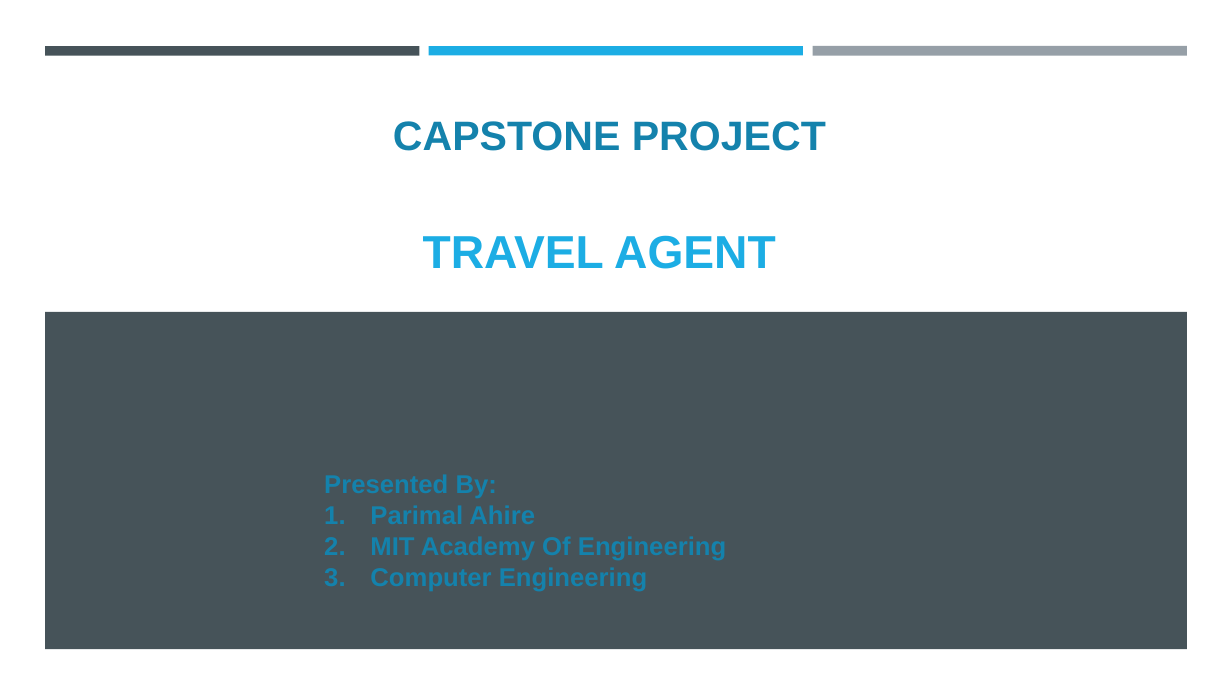
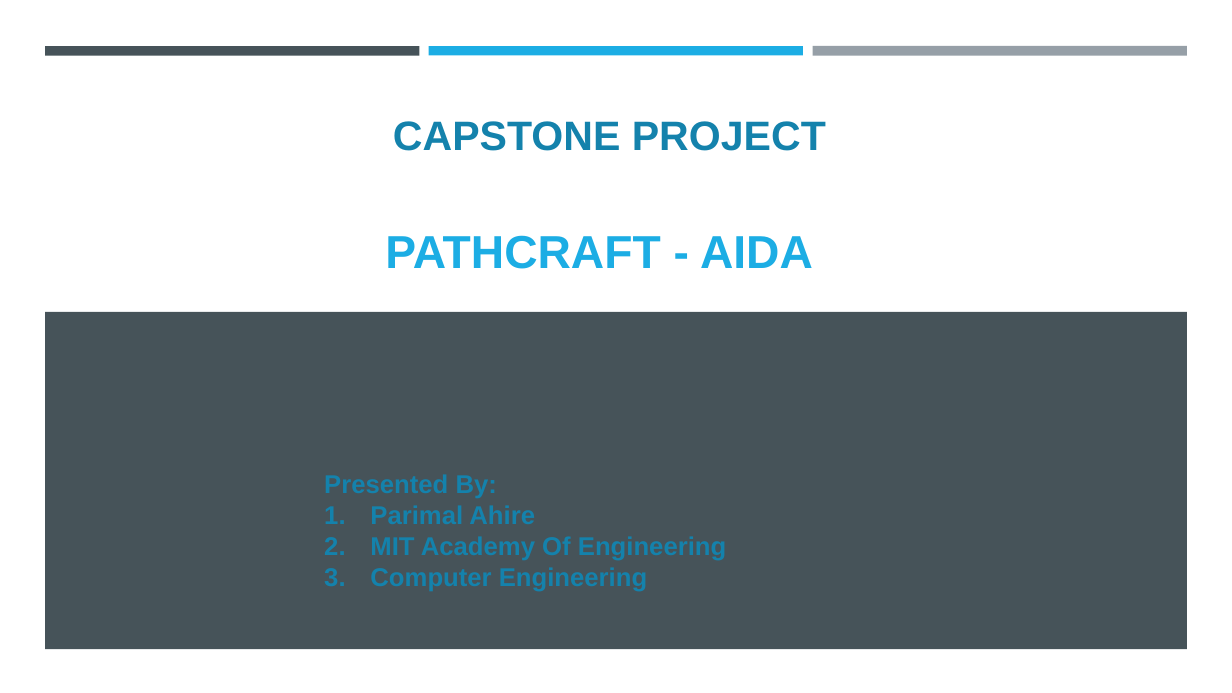
Before and after one commit to ParimalAhire/PathCraft-AIDA, a slide deck: slide 1 of ParimalAhire-PathCraft-AgenticAI.pptx. Drawn at 1232x693 pixels with LibreOffice and Linux fonts; fonts in the diff are those of the drawing; background and template pictures are left out. Boxes give left, top, right and bottom in pixels: in the first picture for what was removed or moved away, otherwise in the second. Text is boxed around its words. In the diff, an @@ line names an element or a change of style, - is before the commit and + after.

Commit message:
Change ppt'

```diff
--- a/ParimalAhire-PathCraft-AgenticAI.pptx
+++ b/ParimalAhire-PathCraft-AgenticAI.pptx
@@ title at bbox=[385, 235, 813, 269]: text changed @@
-TRAVEL AGENT
+PATHCRAFT - AIDA
```
Also in this commit, not shown: 1 other file.
